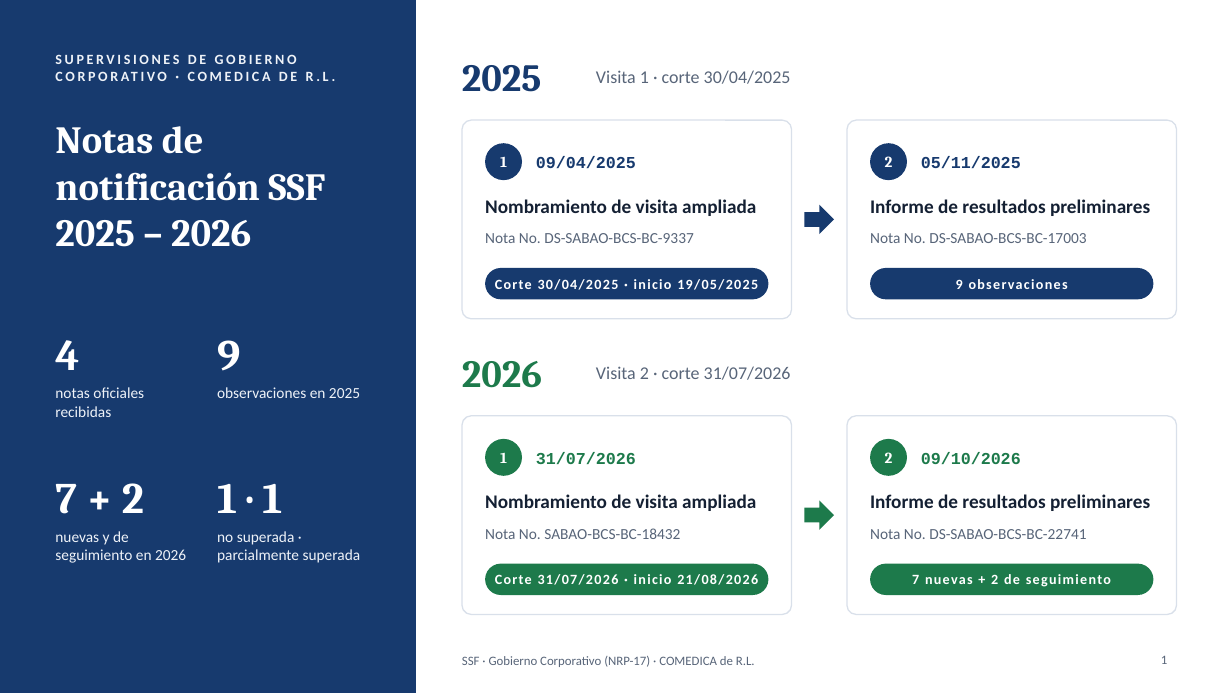
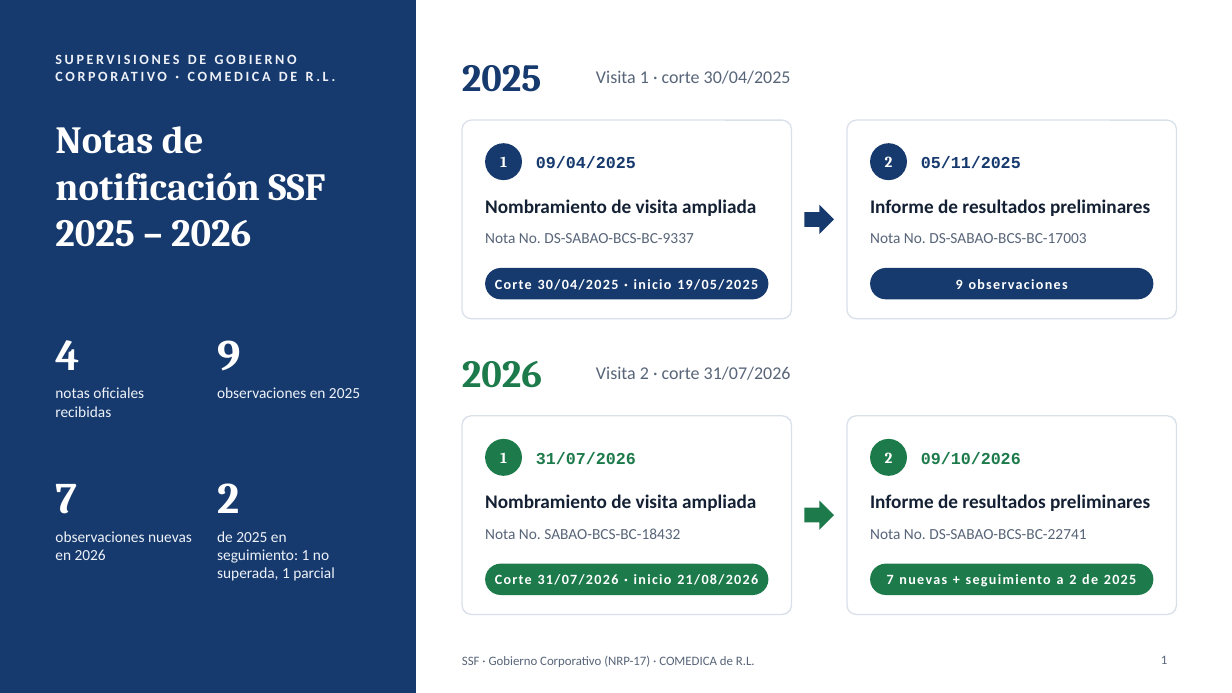
Before and after one commit to menjivar201280/riesgo, a slide deck: slide 1 of supervision-gobierno-corporativo/Supervision_GC_SSF_COMEDICA_2025-2026.pptx. Drawn at 1232x693 pixels with LibreOffice and Linux fonts; fonts in the diff are those of the drawing. Boxes give left, top, right and bottom in pixels: in the first picture for what was removed or moved away, otherwise in the second. Text is boxed around its words. In the diff, an @@ line names an element or a change of style, - is before the commit and + after.

```diff
--- a/supervision-gobierno-corporativo/Supervision_GC_SSF_COMEDICA_2025-2026.pptx
+++ b/supervision-gobierno-corporativo/Supervision_GC_SSF_COMEDICA_2025-2026.pptx
@@ text at box(55, 484, 77, 514): text changed @@
-7 + 2
+7
@@ text at box(217, 483, 239, 513): text changed @@
-1 · 1
+2
@@ text at box(55, 531, 192, 560): text changed @@
-nuevas y de seguimiento en 2026
+observaciones nuevas en 2026
@@ text at box(217, 531, 335, 581): text changed @@
-no superada · parcialmente superada
+de 2025 en seguimiento: 1 no superada, 1 parcial
@@ text at box(887, 574, 1136, 587): text changed @@
-7 nuevas + 2 de seguimiento
+7 nuevas + seguimiento a 2 de 2025
```
Also in this commit, not shown: 3 other slides changed, 3 other files.
